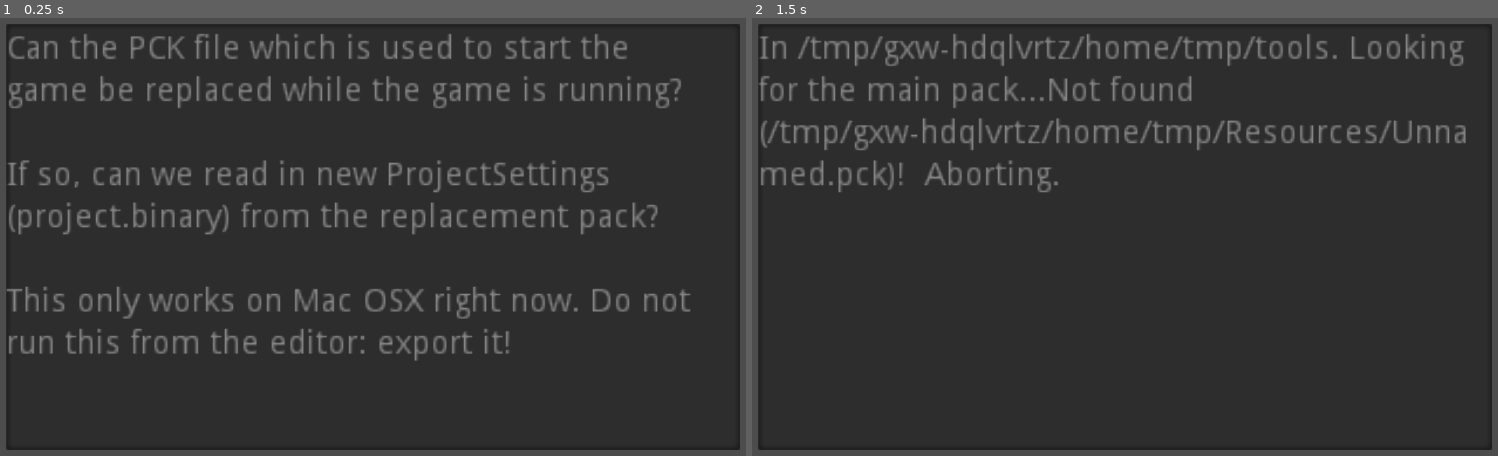
Above: before the commit, frames 1-2 (left to right).
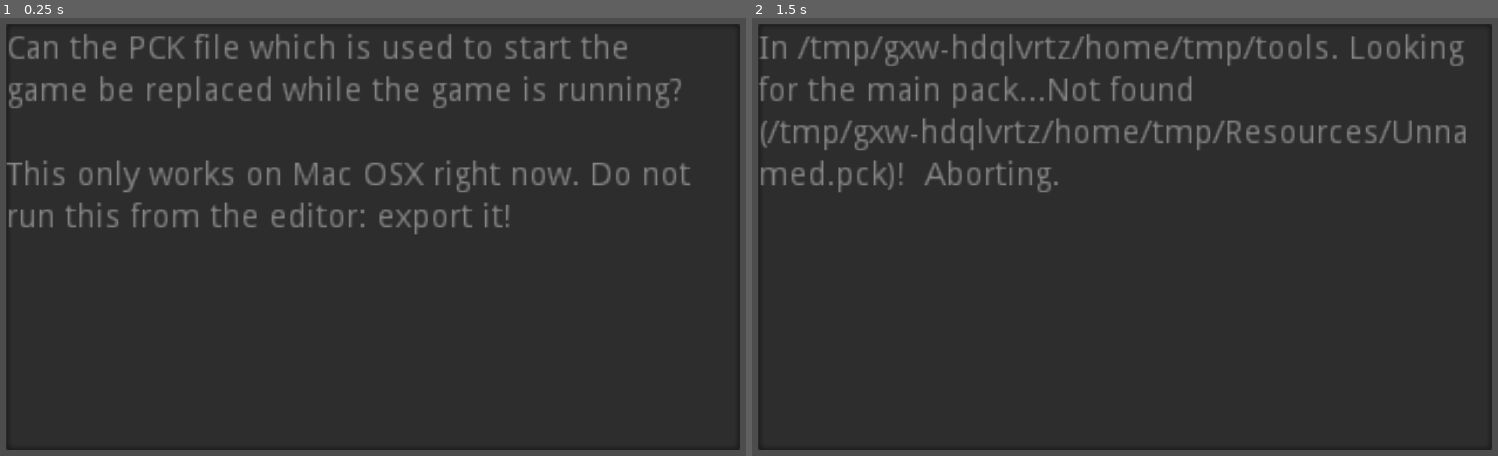
Above: after the commit, the same moments.

Repository: Terkwood/godot-pack-replacement-test
Game: Godot game, scene res://ReplaceRunningPack.tscn
Two runs of this game, one before a commit and one after it. Both use one fixed random seed, a clock stepped at 60 frames per second and the inputs below.
Inputs:
- Up to frame 1 (0.25 s): no input
- Up to frame 2 (1.5 s): tap Enter at 0.5 s; tap Space at 1.25 s

The runs differ from the first frame. In frame 1, 6.5% of the frame differs, in the area x 0-93%, y 32-79%; in frame 2, nothing differs.

Commit message:
trim text

Diff:
--- a/ReplaceRunningPack.tscn
+++ b/ReplaceRunningPack.tscn
@@ -13,8 +13,6 @@
 rect_scale = Vector2( 3, 3 )
 text = "Can the PCK file which is used to start the game be replaced while the game is running?
 
-If so, can we read in new ProjectSettings (project.binary) from the replacement pack?
-
 This only works on Mac OSX right now. Do not run this from the editor: export it!"
 readonly = true
 wrap_enabled = true
